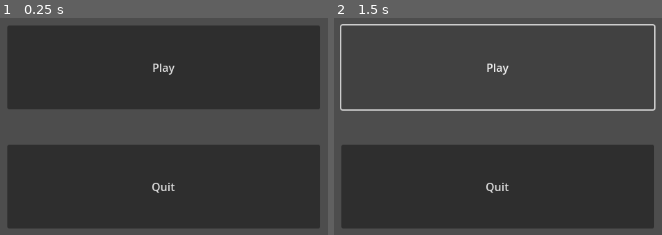
Above: before the commit, frames 1-2 (left to right).
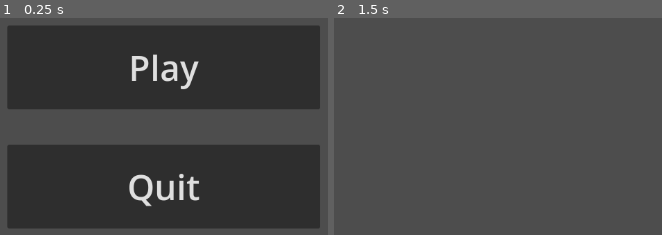
Above: after the commit, the same moments.

Repository: Puslore/VR_quest
Game: Godot game, scene res://scenes/menu.tscn
The game is run twice, just before and just after one commit, with the same random seed, the same clock (stepped at 60 frames per second) and the same inputs.
Inputs (mouse positions are in pixels of both pictures, inside the frame that each line leads up to):
- Up to frame 1 (0.25 s): no input
- Up to frame 2 (1.5 s): click "Play" at 0.5 s; click (498, 67) at 1.25 s, where only the run before the commit has a clickable "Play"

The runs differ from the first frame. In frame 1, 2.4% of the frame differs, in the area x 39-61%, y 16-87%; in frame 2, 39%, in the area x 1-99%, y 2-97%.

Commit message:
added button script

Diff:
--- a/vr_game/scenes/menu.tscn
+++ b/vr_game/scenes/menu.tscn
@@ -1,6 +1,6 @@
 [gd_scene load_steps=2 format=3 uid="uid://c2tygvonfi7l0"]
 
-[ext_resource type="Script" uid="uid://c0wc5puybkik7" path="res://scripts/quit.gd" id="1_yqeox"]
+[ext_resource type="Script" uid="uid://w8qa6cphgtrc" path="res://scripts/menu.gd" id="1_yqeox"]
 
 [node name="Menu" type="Node2D"]
 script = ExtResource("1_yqeox")
@@ -10,6 +10,7 @@
 offset_top = 44.0
 offset_right = 675.0
 offset_bottom = 165.0
+theme_override_font_sizes/font_size = 50
 text = "Play"
 
 [node name="Quit" type="Button" parent="."]
@@ -17,6 +18,7 @@
 offset_top = 216.0
 offset_right = 675.0
 offset_bottom = 337.0
+theme_override_font_sizes/font_size = 50
 text = "Quit"
 
 [connection signal="pressed" from="Play" to="." method="_on_play_pressed"]
--- /dev/null
+++ b/vr_game/scripts/menu.gd
@@ -0,0 +1,9 @@
+extends Node2D
+
+
+func _on_play_pressed() -> void:
+	get_tree().change_scene_to_file("res://scenes/village.tscn")
+
+
+func _on_quit_pressed() -> void:
+	get_tree().quit()
--- a/vr_game/scripts/quit.gd
+++ /dev/null
@@ -1,10 +0,0 @@
-extends Button
-
-
-func _on_quit_pressed() -> void:
-	get_tree().quit()
-
-
-func _on_play_pressed() -> void:
-	pass
-	#get_tree().change_scene_to_file("res://scenes/village.tscn")
Not shown, added: vr_game/scripts/menu.gd.uid
Not shown, removed: vr_game/scripts/quit.gd.uid
